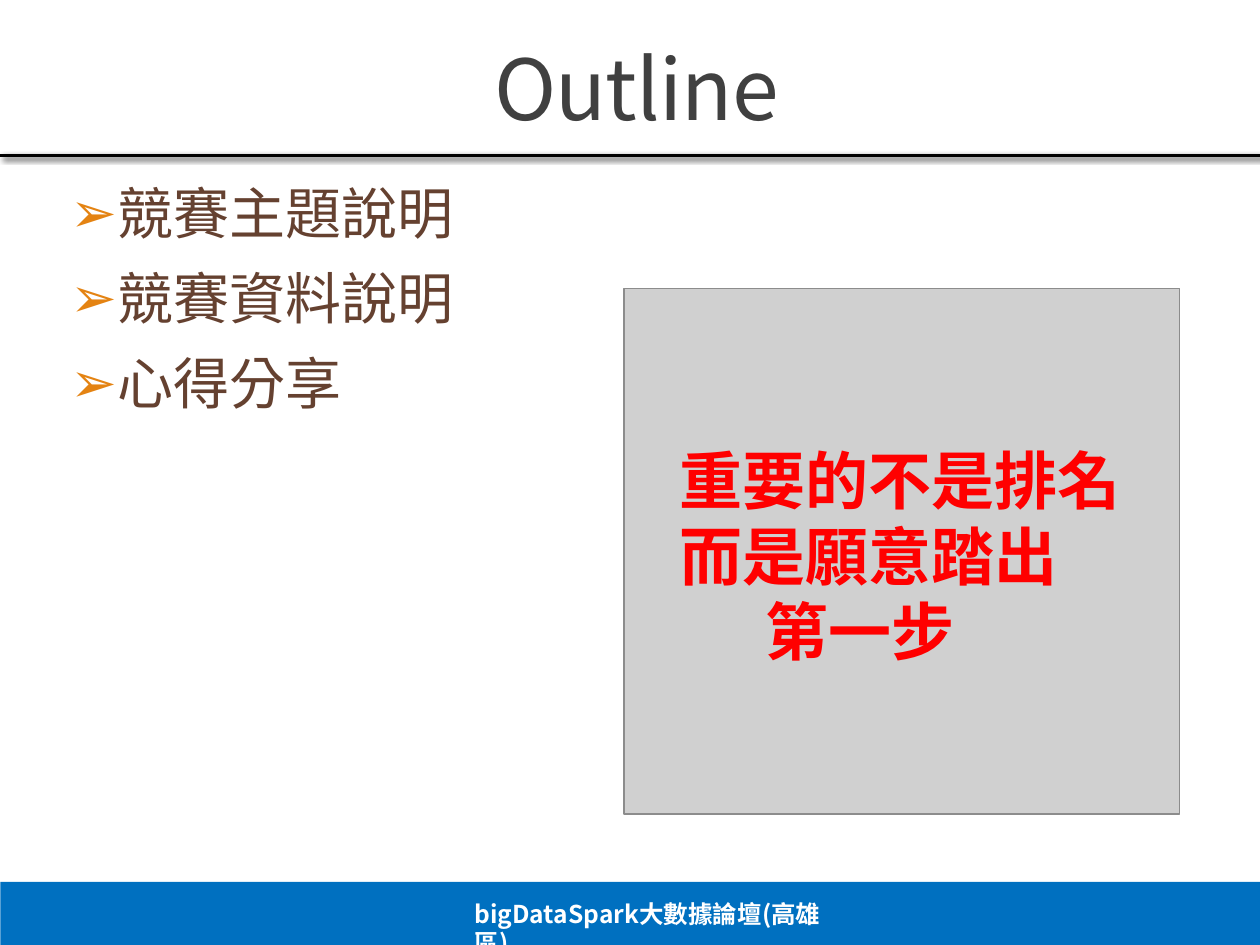
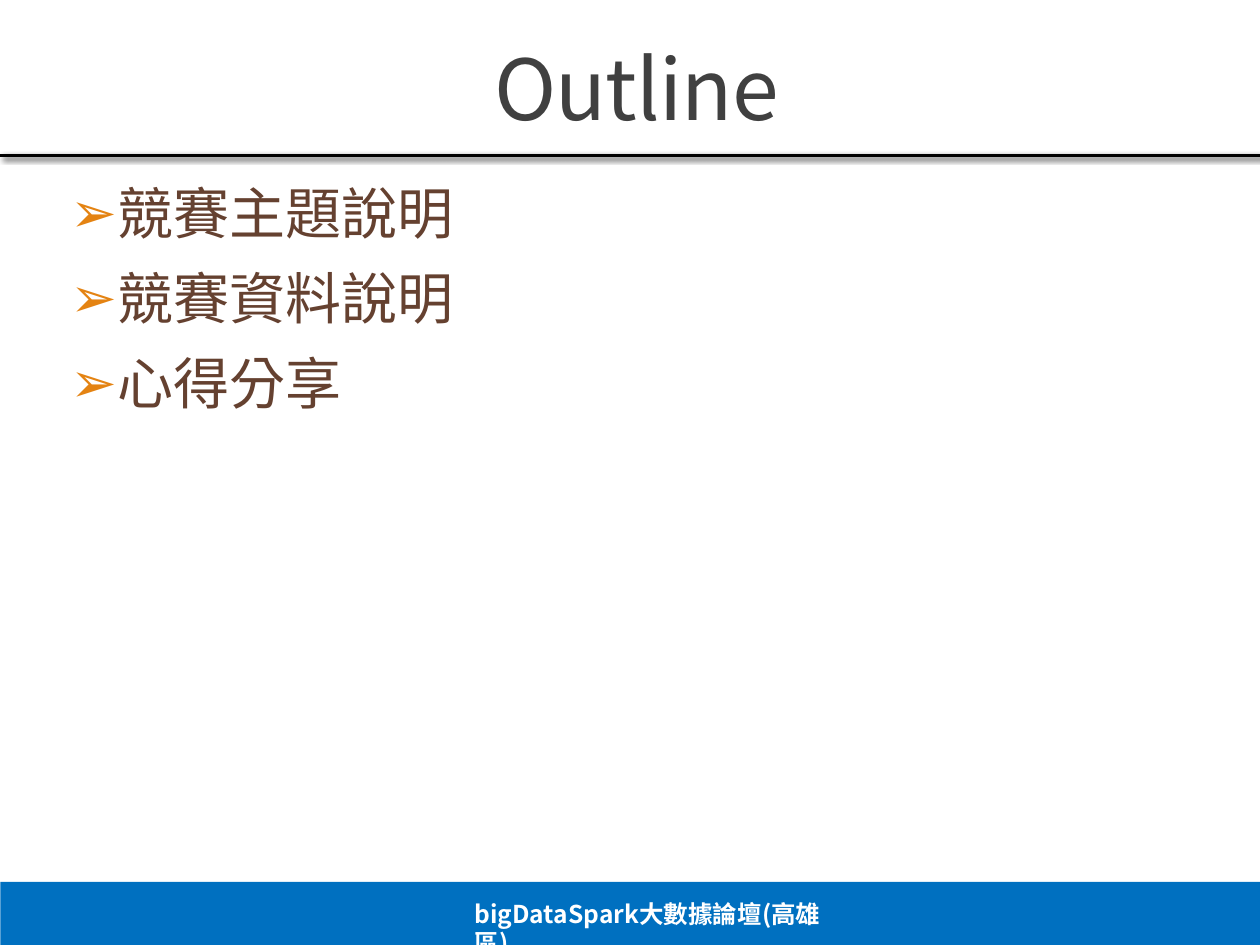
Before and after one commit to paihui/python, a slide deck: slide 3 of T-brain心得分享_20190329.pptx. Drawn at 1260x945 pixels with LibreOffice and Linux fonts; fonts in the diff are those of the drawing; grey boxes stand for pictures. Boxes give left, top, right and bottom in pixels: in the first picture for what was removed or moved away, otherwise in the second. Text is boxed around its words. In the diff, an @@ line names an element or a change of style, - is before the commit and + after.

```diff
--- a/T-brain心得分享_20190329.pptx
+++ b/T-brain心得分享_20190329.pptx
@@ picture removed at bbox=[624, 289, 1179, 814] @@
@@ text removed at bbox=[680, 450, 1121, 661] @@
-重要的不是排名而是願意踏出
-第一步
```
Also in this commit, not shown: 6 other slides changed, 1 slide added, 1 slide removed.
